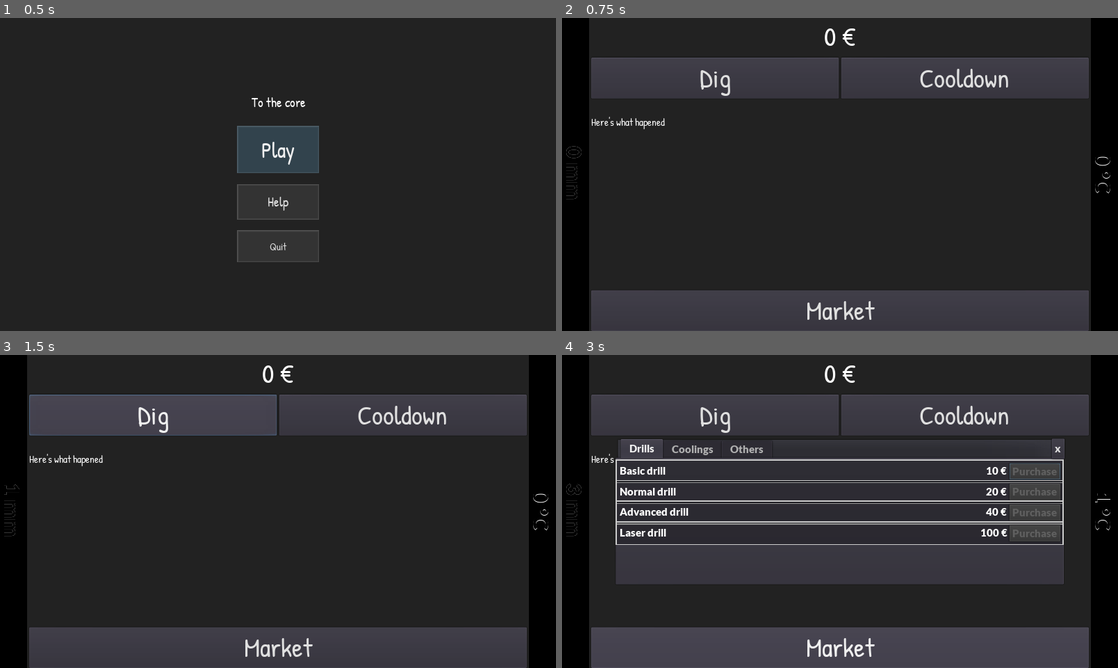
Above: before the commit, frames 1-4 (two rows, left to right).
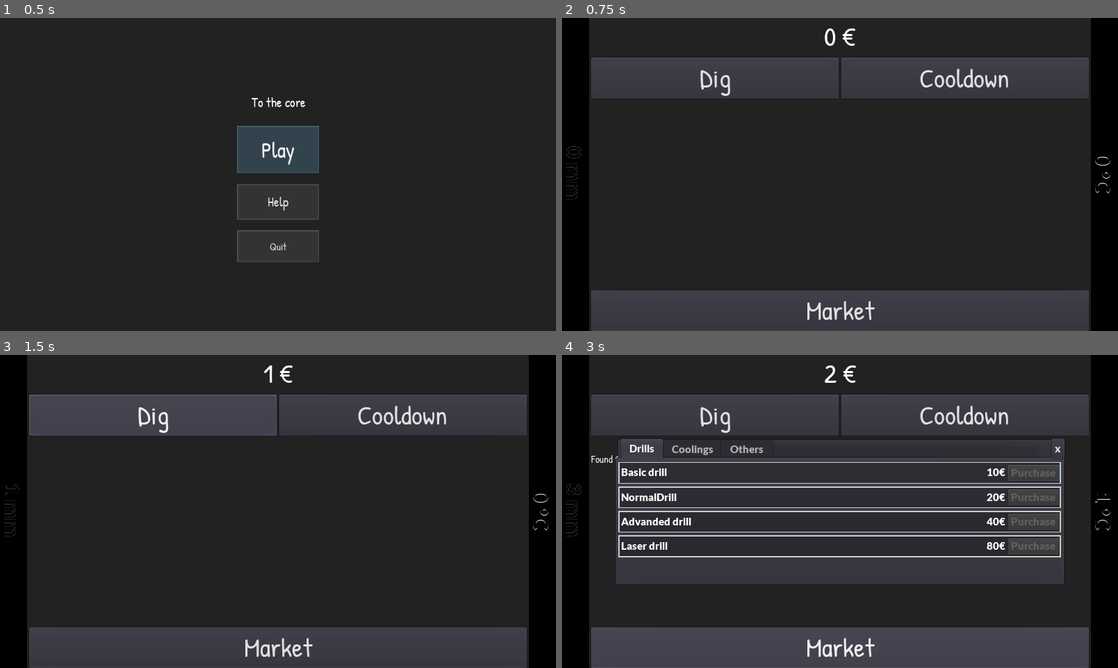
Above: after the commit, the same moments.

Repository: AzariasB/ld48
Game: Godot game, scene res://scenes/menu.tscn
The game is run twice, just before and just after one commit, with the same random seed, the same clock (stepped at 60 frames per second) and the same inputs.
Inputs:
- Up to frame 1 (0.5 s): no input
- Up to frame 2 (0.75 s): click "Play" at 0.5 s
- Up to frame 3 (1.5 s): click "Dig" at 1.25 s
- Up to frame 4 (3 s): click "Cooldown" at 2 s; click "Market" at 2.75 s

Frame 1 is identical in both runs. In frame 2, 0.1% of the frame differs, in the area x 5-19%, y 31-36%; in frame 3, 0.2%; in frame 4, 6.7%, in the area x 5-91%, y 3-65%.

Commit message:
Starting to have something playable

Diff:
--- a/scenes/game.tscn
+++ b/scenes/game.tscn
@@ -91,7 +91,7 @@
 margin_bottom = 497.0
 size_flags_vertical = 3
 
-[node name="RichTextLabel" type="RichTextLabel" parent="HBoxContainer/VBoxContainer/HBoxContainer4"]
+[node name="logs" type="RichTextLabel" parent="HBoxContainer/VBoxContainer/HBoxContainer4"]
 margin_right = 916.0
 margin_bottom = 345.0
 size_flags_horizontal = 3
@@ -99,7 +99,7 @@
 custom_fonts/mono_font = SubResource( 1 )
 custom_fonts/normal_font = SubResource( 2 )
 text = "
-Here's what hapened"
+"
 
 [node name="HBoxContainer3" type="HBoxContainer" parent="HBoxContainer/VBoxContainer"]
 margin_top = 501.0
@@ -123,7 +123,6 @@
 texture_progress = ExtResource( 2 )
 
 [node name="Market" parent="." instance=ExtResource( 6 )]
-visible = false
 
 [connection signal="pressed" from="HBoxContainer/VBoxContainer/HBoxContainer2/dig" to="." method="_manual_dig"]
 [connection signal="pressed" from="HBoxContainer/VBoxContainer/HBoxContainer2/cooldown" to="." method="_cooldown"]
--- a/scenes/market.tscn
+++ b/scenes/market.tscn
@@ -1,23 +1,10 @@
-[gd_scene load_steps=6 format=2]
+[gd_scene load_steps=4 format=2]
 
 [ext_resource path="res://resources/20lato.tres" type="DynamicFont" id=1]
 [ext_resource path="res://scripts/market.gd" type="Script" id=2]
-[ext_resource path="res://scripts/purchase.gd" type="Script" id=3]
 [ext_resource path="res://scenes/purchase.tscn" type="PackedScene" id=4]
 
-[sub_resource type="StyleBoxFlat" id=1]
-bg_color = Color( 0, 0, 0, 0.278431 )
-border_width_left = 2
-border_width_top = 2
-border_width_right = 2
-border_width_bottom = 2
-expand_margin_left = 5.0
-expand_margin_right = 5.0
-expand_margin_top = 5.0
-expand_margin_bottom = 5.0
-
 [node name="Market" type="PopupDialog"]
-visible = true
 anchor_left = 0.5
 anchor_top = 0.5
 anchor_right = 0.5
@@ -54,114 +41,33 @@
 margin_top = 43.0
 margin_right = -4.0
 margin_bottom = -4.0
+custom_constants/separation = 5
 
-[node name="Purchase3" parent="TabContainer/Drills" instance=ExtResource( 4 )]
+[node name="BasicDrill" parent="TabContainer/Drills" instance=ExtResource( 4 )]
+margin_bottom = 41.0
+price = 10
+text = "Basic drill"
+purchase_type = 0
 
-[node name="Title" parent="TabContainer/Drills/Purchase3/HBoxContainer" index="0"]
-margin_right = 665.0
-text = "Basic drill"
+[node name="NormalDrill" parent="TabContainer/Drills" instance=ExtResource( 4 )]
+margin_top = 46.0
+margin_bottom = 87.0
+price = 20
+text = "NormalDrill"
 
-[node name="Price" parent="TabContainer/Drills/Purchase3/HBoxContainer" index="1"]
-margin_left = 669.0
-text = "10 €"
+[node name="AdvancedDrill" parent="TabContainer/Drills" instance=ExtResource( 4 )]
+margin_top = 92.0
+margin_bottom = 133.0
+price = 40
+text = "Advanded drill"
+purchase_type = 2
 
-[node name="Purchase2" parent="TabContainer/Drills" instance=ExtResource( 4 )]
-margin_top = 39.0
-margin_bottom = 74.0
-
-[node name="Title" parent="TabContainer/Drills/Purchase2/HBoxContainer" index="0"]
-margin_right = 665.0
-text = "Normal drill"
-
-[node name="Price" parent="TabContainer/Drills/Purchase2/HBoxContainer" index="1"]
-margin_left = 669.0
-text = "20 €"
-
-[node name="AdvancedDrill" type="PanelContainer" parent="TabContainer/Drills"]
-margin_top = 78.0
-margin_right = 815.0
-margin_bottom = 113.0
-custom_styles/panel = SubResource( 1 )
-
-[node name="HBoxContainer" type="HBoxContainer" parent="TabContainer/Drills/AdvancedDrill"]
-margin_left = 2.0
-margin_top = 2.0
-margin_right = 813.0
-margin_bottom = 33.0
-__meta__ = {
-"_edit_use_anchors_": false
-}
-
-[node name="Title" type="Label" parent="TabContainer/Drills/AdvancedDrill/HBoxContainer"]
-margin_top = 3.0
-margin_right = 665.0
-margin_bottom = 28.0
-size_flags_horizontal = 3
-custom_fonts/font = ExtResource( 1 )
-text = "Advanced drill"
-__meta__ = {
-"_edit_use_anchors_": false
-}
-
-[node name="Price" type="Label" parent="TabContainer/Drills/AdvancedDrill/HBoxContainer"]
-margin_left = 669.0
-margin_top = 3.0
-margin_right = 709.0
-margin_bottom = 28.0
-custom_fonts/font = ExtResource( 1 )
-text = "40 €"
-
-[node name="Button" type="Button" parent="TabContainer/Drills/AdvancedDrill/HBoxContainer"]
-margin_left = 713.0
-margin_right = 811.0
-margin_bottom = 31.0
-custom_fonts/font = ExtResource( 1 )
-disabled = true
-text = "Purchase"
-align = 0
-
-[node name="LaserDrill" type="PanelContainer" parent="TabContainer/Drills"]
-margin_top = 117.0
-margin_right = 815.0
-margin_bottom = 152.0
-custom_styles/panel = SubResource( 1 )
-
-[node name="HBoxContainer" type="HBoxContainer" parent="TabContainer/Drills/LaserDrill"]
-margin_left = 2.0
-margin_top = 2.0
-margin_right = 813.0
-margin_bottom = 33.0
-__meta__ = {
-"_edit_use_anchors_": false
-}
-
-[node name="Title" type="Label" parent="TabContainer/Drills/LaserDrill/HBoxContainer"]
-margin_top = 3.0
-margin_right = 653.0
-margin_bottom = 28.0
-size_flags_horizontal = 3
-custom_fonts/font = ExtResource( 1 )
+[node name="LaserDrill" parent="TabContainer/Drills" instance=ExtResource( 4 )]
+margin_top = 138.0
+margin_bottom = 179.0
+price = 80
 text = "Laser drill"
-__meta__ = {
-"_edit_use_anchors_": false
-}
-
-[node name="Price" type="Label" parent="TabContainer/Drills/LaserDrill/HBoxContainer"]
-margin_left = 657.0
-margin_top = 3.0
-margin_right = 709.0
-margin_bottom = 28.0
-custom_fonts/font = ExtResource( 1 )
-text = "100 €"
-
-[node name="Button" type="Button" parent="TabContainer/Drills/LaserDrill/HBoxContainer"]
-margin_left = 713.0
-margin_right = 811.0
-margin_bottom = 31.0
-custom_fonts/font = ExtResource( 1 )
-disabled = true
-text = "Purchase"
-align = 0
+purchase_type = 3
 
 [node name="Coolings" type="VBoxContainer" parent="TabContainer"]
 visible = false
@@ -171,178 +77,34 @@
 margin_top = 43.0
 margin_right = -4.0
 margin_bottom = -4.0
+custom_constants/separation = 5
 
-[node name="BucketOWater" type="PanelContainer" parent="TabContainer/Coolings"]
-margin_right = 815.0
-margin_bottom = 35.0
-custom_styles/panel = SubResource( 1 )
+[node name="BuckeOWater" parent="TabContainer/Coolings" instance=ExtResource( 4 )]
+margin_bottom = 41.0
+price = 10
+text = "Bucket'o'water"
+purchase_type = 4
 
-[node name="HBoxContainer" type="HBoxContainer" parent="TabContainer/Coolings/BucketOWater"]
-margin_left = 2.0
-margin_top = 2.0
-margin_right = 813.0
-margin_bottom = 33.0
-__meta__ = {
-"_edit_use_anchors_": false
-}
+[node name="ColdWater2" parent="TabContainer/Coolings" instance=ExtResource( 4 )]
+margin_top = 46.0
+margin_bottom = 87.0
+price = 20
+text = "Cold water"
+purchase_type = 5
 
-[node name="Title" type="Label" parent="TabContainer/Coolings/BucketOWater/HBoxContainer"]
-margin_top = 3.0
-margin_right = 665.0
-margin_bottom = 28.0
-size_flags_horizontal = 3
-custom_fonts/font = ExtResource( 1 )
-text = "Bucket'o'water"
-__meta__ = {
-"_edit_use_anchors_": false
-}
+[node name="CentralAirConditioner" parent="TabContainer/Coolings" instance=ExtResource( 4 )]
+margin_top = 92.0
+margin_bottom = 133.0
+price = 40
+text = "Central air conditioner"
+purchase_type = 6
 
-[node name="Price" type="Label" parent="TabContainer/Coolings/BucketOWater/HBoxContainer"]
-margin_left = 669.0
-margin_top = 3.0
-margin_right = 709.0
-margin_bottom = 28.0
-custom_fonts/font = ExtResource( 1 )
-text = "10 €"
-
-[node name="Button" type="Button" parent="TabContainer/Coolings/BucketOWater/HBoxContainer"]
-margin_left = 713.0
-margin_right = 811.0
-margin_bottom = 31.0
-custom_fonts/font = ExtResource( 1 )
-disabled = true
-text = "Purchase"
-align = 0
-script = ExtResource( 3 )
-
-[node name="ColdWater" type="PanelContainer" parent="TabContainer/Coolings"]
-margin_top = 39.0
-margin_right = 815.0
-margin_bottom = 74.0
-custom_styles/panel = SubResource( 1 )
-
-[node name="HBoxContainer" type="HBoxContainer" parent="TabContainer/Coolings/ColdWater"]
-margin_left = 2.0
-margin_top = 2.0
-margin_right = 813.0
-margin_bottom = 33.0
-__meta__ = {
-"_edit_use_anchors_": false
-}
-
-[node name="Title" type="Label" parent="TabContainer/Coolings/ColdWater/HBoxContainer"]
-margin_top = 3.0
-margin_right = 665.0
-margin_bottom = 28.0
-size_flags_horizontal = 3
-custom_fonts/font = ExtResource( 1 )
-text = "Cold water"
-__meta__ = {
-"_edit_use_anchors_": false
-}
-
-[node name="Price" type="Label" parent="TabContainer/Coolings/ColdWater/HBoxContainer"]
-margin_left = 669.0
-margin_top = 3.0
-margin_right = 709.0
-margin_bottom = 28.0
-custom_fonts/font = ExtResource( 1 )
-text = "20 €"
-
-[node name="Button" type="Button" parent="TabContainer/Coolings/ColdWater/HBoxContainer"]
-margin_left = 713.0
-margin_right = 811.0
-margin_bottom = 31.0
-custom_fonts/font = ExtResource( 1 )
-disabled = true
-text = "Purchase"
-align = 0
-
-[node name="CentralAirConditioner" type="PanelContainer" parent="TabContainer/Coolings"]
-margin_top = 78.0
-margin_right = 815.0
-margin_bottom = 113.0
-custom_styles/panel = SubResource( 1 )
-
-[node name="HBoxContainer" type="HBoxContainer" parent="TabContainer/Coolings/CentralAirConditioner"]
-margin_left = 2.0
-margin_top = 2.0
-margin_right = 813.0
-margin_bottom = 33.0
-__meta__ = {
-"_edit_use_anchors_": false
-}
-
-[node name="Title" type="Label" parent="TabContainer/Coolings/CentralAirConditioner/HBoxContainer"]
-margin_top = 3.0
-margin_right = 665.0
-margin_bottom = 28.0
-size_flags_horizontal = 3
-custom_fonts/font = ExtResource( 1 )
-text = "Central Air Conditioner"
-__meta__ = {
-"_edit_use_anchors_": false
-}
-
-[node name="Price" type="Label" parent="TabContainer/Coolings/CentralAirConditioner/HBoxContainer"]
-margin_left = 669.0
-margin_top = 3.0
-margin_right = 709.0
-margin_bottom = 28.0
-custom_fonts/font = ExtResource( 1 )
-text = "40 €"
-
-[node name="Button" type="Button" parent="TabContainer/Coolings/CentralAirConditioner/HBoxContainer"]
-margin_left = 713.0
-margin_right = 811.0
-margin_bottom = 31.0
-custom_fonts/font = ExtResource( 1 )
-disabled = true
-text = "Purchase"
-align = 0
-
-[node name="CoolingLiquid" type="PanelContainer" parent="TabContainer/Coolings"]
-margin_top = 117.0
-margin_right = 815.0
-margin_bottom = 152.0
-custom_styles/panel = SubResource( 1 )
-
-[node name="HBoxContainer" type="HBoxContainer" parent="TabContainer/Coolings/CoolingLiquid"]
-margin_left = 2.0
-margin_top = 2.0
-margin_right = 813.0
-margin_bottom = 33.0
-__meta__ = {
-"_edit_use_anchors_": false
-}
-
-[node name="Title" type="Label" parent="TabContainer/Coolings/CoolingLiquid/HBoxContainer"]
-margin_top = 3.0
-margin_right = 653.0
-margin_bottom = 28.0
-size_flags_horizontal = 3
-custom_fonts/font = ExtResource( 1 )
+[node name="CoolingLiquid" parent="TabContainer/Coolings" instance=ExtResource( 4 )]
+margin_top = 138.0
+margin_bottom = 179.0
+price = 80
 text = "Cooling liquid"
-__meta__ = {
-"_edit_use_anchors_": false
-}
-
-[node name="Price" type="Label" parent="TabContainer/Coolings/CoolingLiquid/HBoxContainer"]
-margin_left = 657.0
-margin_top = 3.0
-margin_right = 709.0
-margin_bottom = 28.0
-custom_fonts/font = ExtResource( 1 )
-text = "100 €"
-
-[node name="Button" type="Button" parent="TabContainer/Coolings/CoolingLiquid/HBoxContainer"]
-margin_left = 713.0
-margin_right = 811.0
-margin_bottom = 31.0
-custom_fonts/font = ExtResource( 1 )
-disabled = true
-text = "Purchase"
-align = 0
+purchase_type = 7
 
 [node name="Others" type="VBoxContainer" parent="TabContainer"]
 visible = false
@@ -353,47 +115,12 @@
 margin_right = -4.0
 margin_bottom = -4.0
 
-[node name="MetalDetector" type="PanelContainer" parent="TabContainer/Others"]
-margin_right = 815.0
-margin_bottom = 35.0
-custom_styles/panel = SubResource( 1 )
-
-[node name="HBoxContainer" type="HBoxContainer" parent="TabContainer/Others/MetalDetector"]
-margin_left = 2.0
-margin_top = 2.0
-margin_right = 813.0
-margin_bottom = 33.0
-__meta__ = {
-"_edit_use_anchors_": false
-}
-
-[node name="Title" type="Label" parent="TabContainer/Others/MetalDetector/HBoxContainer"]
-margin_top = 3.0
-margin_right = 653.0
-margin_bottom = 28.0
-size_flags_horizontal = 3
-custom_fonts/font = ExtResource( 1 )
+[node name="MetalDetector" parent="TabContainer/Others" instance=ExtResource( 4 )]
+margin_top = 138.0
+margin_bottom = 179.0
+price = 100
 text = "Metal detector"
-__meta__ = {
-"_edit_use_anchors_": false
-}
-
-[node name="Price" type="Label" parent="TabContainer/Others/MetalDetector/HBoxContainer"]
-margin_left = 657.0
-margin_top = 3.0
-margin_right = 709.0
-margin_bottom = 28.0
-custom_fonts/font = ExtResource( 1 )
-text = "200 €"
-
-[node name="Button" type="Button" parent="TabContainer/Others/MetalDetector/HBoxContainer"]
-margin_left = 713.0
-margin_right = 811.0
-margin_bottom = 31.0
-custom_fonts/font = ExtResource( 1 )
-disabled = true
-text = "Purchase"
-align = 0
+purchase_type = 8
 
 [node name="Close" type="Button" parent="."]
 margin_left = 801.539
@@ -407,6 +134,3 @@
 }
 
 [connection signal="pressed" from="Close" to="." method="_on_Close_pressed"]
-
-[editable path="TabContainer/Drills/Purchase3"]
-[editable path="TabContainer/Drills/Purchase2"]
--- a/scenes/purchase.tscn
+++ b/scenes/purchase.tscn
@@ -4,36 +4,37 @@
 [ext_resource path="res://scripts/purchase.gd" type="Script" id=2]
 
 [sub_resource type="StyleBoxFlat" id=1]
+content_margin_left = 5.0
+content_margin_right = 5.0
+content_margin_top = 5.0
+content_margin_bottom = 5.0
 bg_color = Color( 0, 0, 0, 0.278431 )
 border_width_left = 2
 border_width_top = 2
 border_width_right = 2
 border_width_bottom = 2
-expand_margin_left = 5.0
-expand_margin_right = 5.0
-expand_margin_top = 5.0
-expand_margin_bottom = 5.0
 
-[node name="BasicDrill" type="PanelContainer"]
+[node name="Purchase" type="PanelContainer"]
 margin_right = 815.0
 margin_bottom = 35.0
 custom_styles/panel = SubResource( 1 )
+script = ExtResource( 2 )
 __meta__ = {
 "_edit_use_anchors_": false
 }
 
 [node name="HBoxContainer" type="HBoxContainer" parent="."]
-margin_left = 2.0
-margin_top = 2.0
-margin_right = 813.0
-margin_bottom = 33.0
+margin_left = 5.0
+margin_top = 5.0
+margin_right = 810.0
+margin_bottom = 36.0
 __meta__ = {
 "_edit_use_anchors_": false
 }
 
 [node name="Title" type="Label" parent="HBoxContainer"]
 margin_top = 3.0
-margin_right = 641.0
+margin_right = 635.0
 margin_bottom = 28.0
 size_flags_horizontal = 3
 custom_fonts/font = ExtResource( 1 )
@@ -43,19 +44,18 @@
 }
 
 [node name="Price" type="Label" parent="HBoxContainer"]
-margin_left = 645.0
+margin_left = 639.0
 margin_top = 3.0
-margin_right = 709.0
+margin_right = 703.0
 margin_bottom = 28.0
 custom_fonts/font = ExtResource( 1 )
 text = "Price €"
 
 [node name="Button" type="Button" parent="HBoxContainer"]
-margin_left = 713.0
-margin_right = 811.0
+margin_left = 707.0
+margin_right = 805.0
 margin_bottom = 31.0
 custom_fonts/font = ExtResource( 1 )
 disabled = true
 text = "Purchase"
 align = 0
-script = ExtResource( 2 )
--- a/scripts/game.gd
+++ b/scripts/game.gd
@@ -6,36 +6,84 @@
 var drill_mult = 1
 var drill_bonus = 0
 var drilled_depth = 0.0
+var cooling_mult = 1
+
+var money = 0
+var min_money = -5
+var max_money = 1
 
 const MAX_DEPTH = 6_378_000_000
 
 onready var depth_node = $HBoxContainer/Depth
 onready var temperature_node = $HBoxContainer/Temperature
 onready var market_node = $Market
+onready var money_node = $HBoxContainer/VBoxContainer/HBoxContainer/moneyValue
+onready var logs_dialog = $HBoxContainer/VBoxContainer/HBoxContainer4/logs
 
 func _ready():
 	depth_node.value = 0
 	depth_node.max_value = MAX_DEPTH
 	temperature_node.value = 0
 	depth_node.set_progress(0.0, "mm")
+	temperature_node.set_progress(0.0, "°C")
+	global.connect("purchase_made", self, "_process_purchase")
+	global.connect("money_used", self, "_loose_money")
 
-	temperature_node.set_progress(0.0, "°C")
+func _increase_depth(depth):
+	depth_node.increase_progress(depth)
+	global.emit_signal("depth_change", depth_node.value)
+	var money_made = round(rand_range(min_money, max_money))
+	if money_made > 0:
+		self.logs_dialog.text += "Found " + str(money_made) + "€!\n"
+		self._gain_money(money_made)
+
+
 
 func _process(delta):
+	if self.temperature_node.value >= self.temperature_node.max_value:
+		return
+
 	self.drilled_depth += (delta * drill_mult + drill_bonus)
 	if self.drilled_depth >= 1:
 		self.drilled_depth -= 1
 		temperature_node.increase_progress(1)
-		depth_node.increase_progress(1)
+		self._increase_depth(1)
 
+func _gain_money(money):
+	self.money += money
+	self.money_node.text = str(self.money) + " €"
+	global.emit_signal("money_change", self.money)
+
+func _loose_money(lost):
+	self._gain_money(-lost)
 
 func _manual_dig():
-	depth_node.increase_progress(1)
-	global.emit_signal("money_change", 1)
-
+	self._increase_depth(1)
+	#Debug only
+	self._gain_money(1)
 
 func _cooldown():
-	temperature_node.increase_progress(-1)
+	self.temperature_node.increase_progress(-1 * cooling_mult)
+	global.emit_signal("temperature_change", self.temperature_node.value)
 
 func _on_marked_pressed():
 	self.market_node.popup_centered()
+
+func _process_purchase(purchase_type):
+	match purchase_type:
+		global.PurchaseType.BASIC_DRILL:
+			drill_mult = 2
+		global.PurchaseType.NORMAL_DRILL:
+			drill_mult  = 4
+		global.PurchaseType.ADVANCED_DRILL:
+			drill_mult = 6
+		global.PurchaseType.LASER_DRILL:
+			drill_mult = 8
+		global.PurchaseType.BUCKET_O_WATER:
+			cooling_mult = 2
+		global.PurchaseType.CENTRAL_AIR_CONDITIONER:
+			cooling_mult = 3
+		global.PurchaseType.COLD_WATER:
+			cooling_mult = 4
+		global.PurchaseType.COOLING_LIQUID:
+			cooling_mult = 5
--- a/scripts/global.gd
+++ b/scripts/global.gd
@@ -1,6 +1,22 @@
 extends Node
 
+enum PurchaseType {
+	BASIC_DRILL,
+	NORMAL_DRILL,
+	ADVANCED_DRILL,
+	LASER_DRILL
 
-signal money_change
-signal temperature_change
-signal depth_change
+	BUCKET_O_WATER,
+	COLD_WATER,
+	CENTRAL_AIR_CONDITIONER,
+	COOLING_LIQUID,
+
+	METAL_DETECTOR
+}
+
+signal money_change(money)
+signal temperature_change(temperature)
+signal depth_change(depth)
+
+signal money_used(money)
+signal purchase_made(purchase_type)
--- a/scripts/menu.gd
+++ b/scripts/menu.gd
@@ -1,4 +1,5 @@
 extends Control
+
 
 onready var label = $VBoxContainer/Label
 onready var playButton = $VBoxContainer/play
--- a/scripts/progress.gd
+++ b/scripts/progress.gd
@@ -2,7 +2,6 @@
 
 onready var label_node = $Label
 var unit = ""
-
 
 func set_progress(progress, unit: String):
 	var text = str(progress) + " " + unit
--- a/scripts/purchase.gd
+++ b/scripts/purchase.gd
@@ -1,5 +1,36 @@
-extends Button
+extends PanelContainer
+
+export(int) var price = 0
+export(String) var text = "Name"
+export(global.PurchaseType) var purchase_type = global.PurchaseType.NORMAL_DRILL
+
+var bought = false
+
+onready var button_node = $HBoxContainer/Button
+onready var text_node = $HBoxContainer/Title
+onready var price_node = $HBoxContainer/Price
+
+func _ready():
+	self.button_node.disabled = true
+	self.text_node.text = text
+	self.price_node.text = str(price) + "€"
+	global.connect("money_change", self, "_money_changed")
 
 
-func _ready():
-	self.disabled = true
+func _money_changed(money):
+	if self.bought:
+		return
+	if money >= self.price:
+		self.button_node.disabled = false
+		self.button_node.connect("pressed", self, "_do_purchase")
+	else:
+		self.button_node.disabled = true
+		self.button_node.disconnect("pressed", self, "_do_purchase")
+
+
+func _do_purchase():
+	global.emit_signal("money_used", self.price)
+	self.button_node.disabled = true
+	self.button_node.disconnect("pressed", self, "_do_purchase")
+	self.bought = true
+	global.emit_signal("purchase_made", self.purchase_type)
Not shown, changed: README.md
